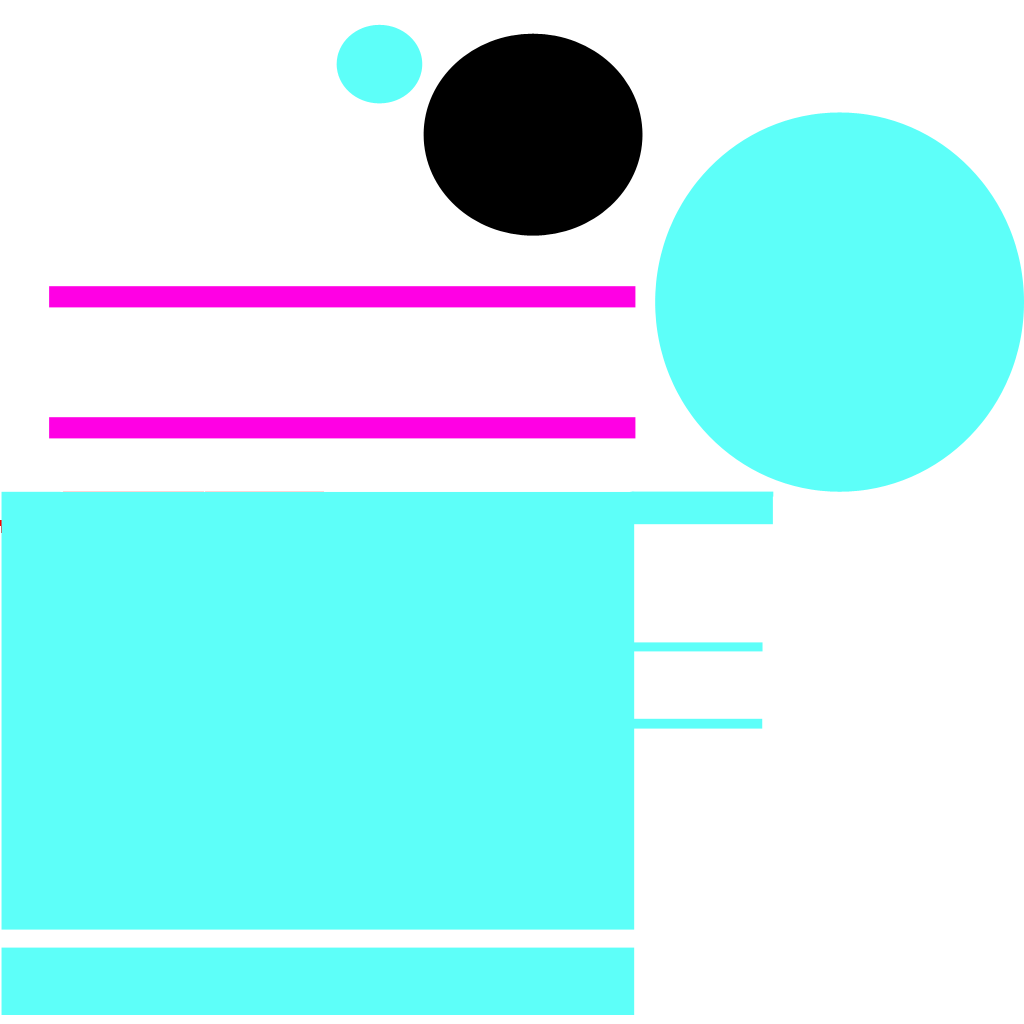
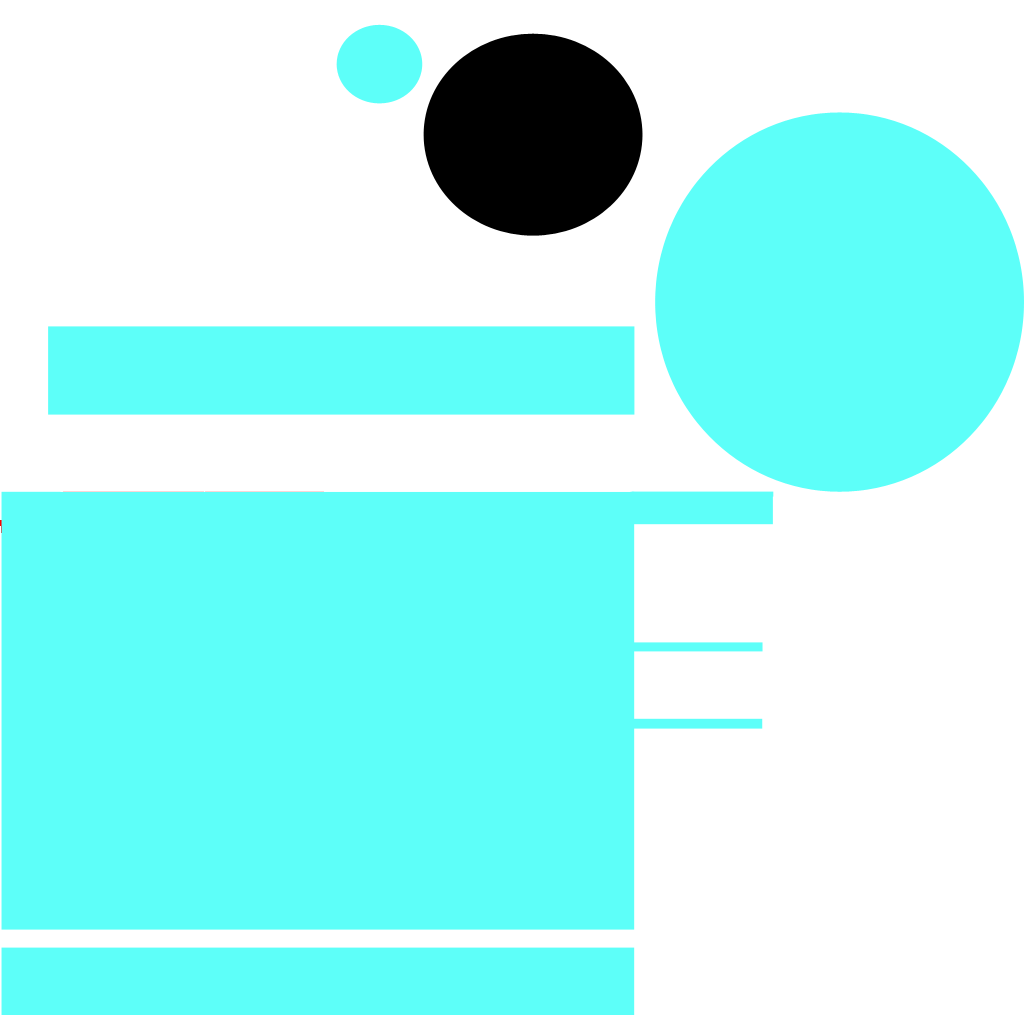
Revision of a layered 1024 x 1024 image; what changed, layer by layer:
hid "Shape 13 copy", painted on it over (49, 417, 636, 439)
painted on "Shape 13" over (48, 286, 636, 415)
